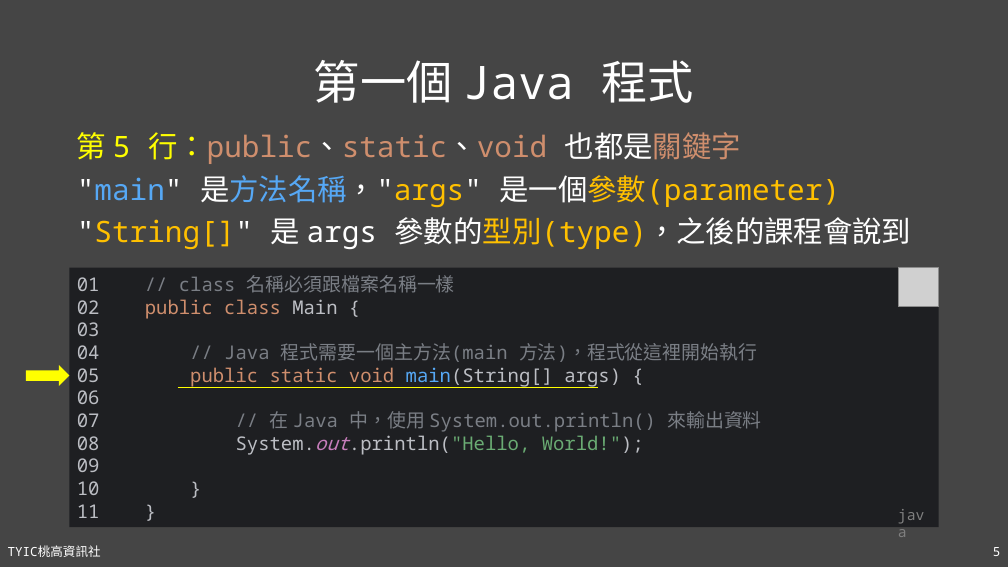
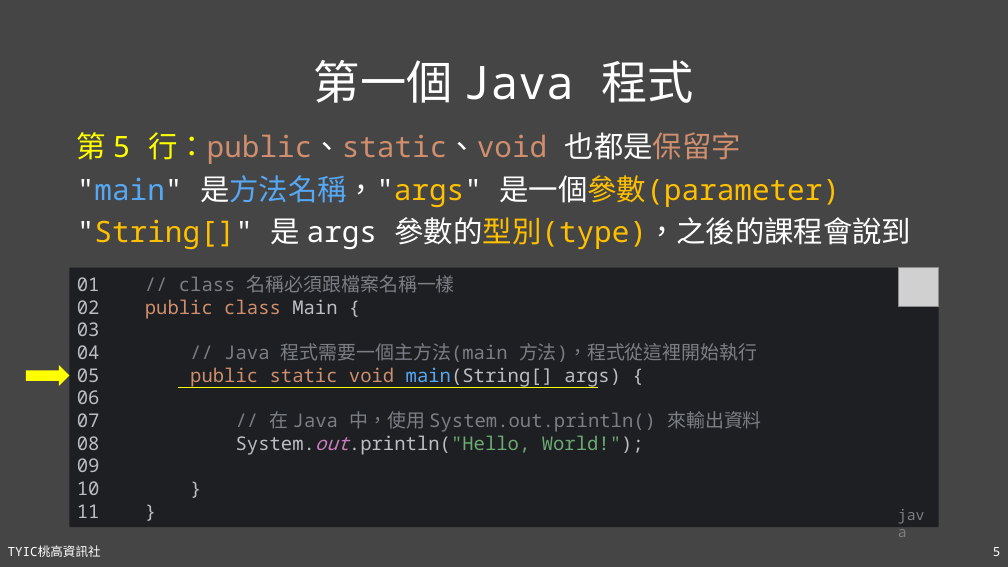
Before and after one commit to TYSHIC/slides, a slide deck: slide 5 of powerpoint/04_初探Java.pptx. Drawn at 1008x567 pixels with LibreOffice and Linux fonts; fonts in the diff are those of the drawing; grey boxes stand for pictures. Boxes give left, top, right and bottom in pixels: in the first picture for what was removed or moved away, otherwise in the second. Text is boxed around its words. In the diff, an @@ line names an element or a change of style, - is before the commit and + after.

```diff
--- a/powerpoint/04_初探Java.pptx
+++ b/powerpoint/04_初探Java.pptx
@@ text at <box>77,132,741,164</box>: text changed @@
-第 5 行：public、static、void 也都是關鍵字
+第 5 行：public、static、void 也都是保留字
```
Also in this commit, not shown: 10 other slides changed, 14 slides added, 5 other files.
